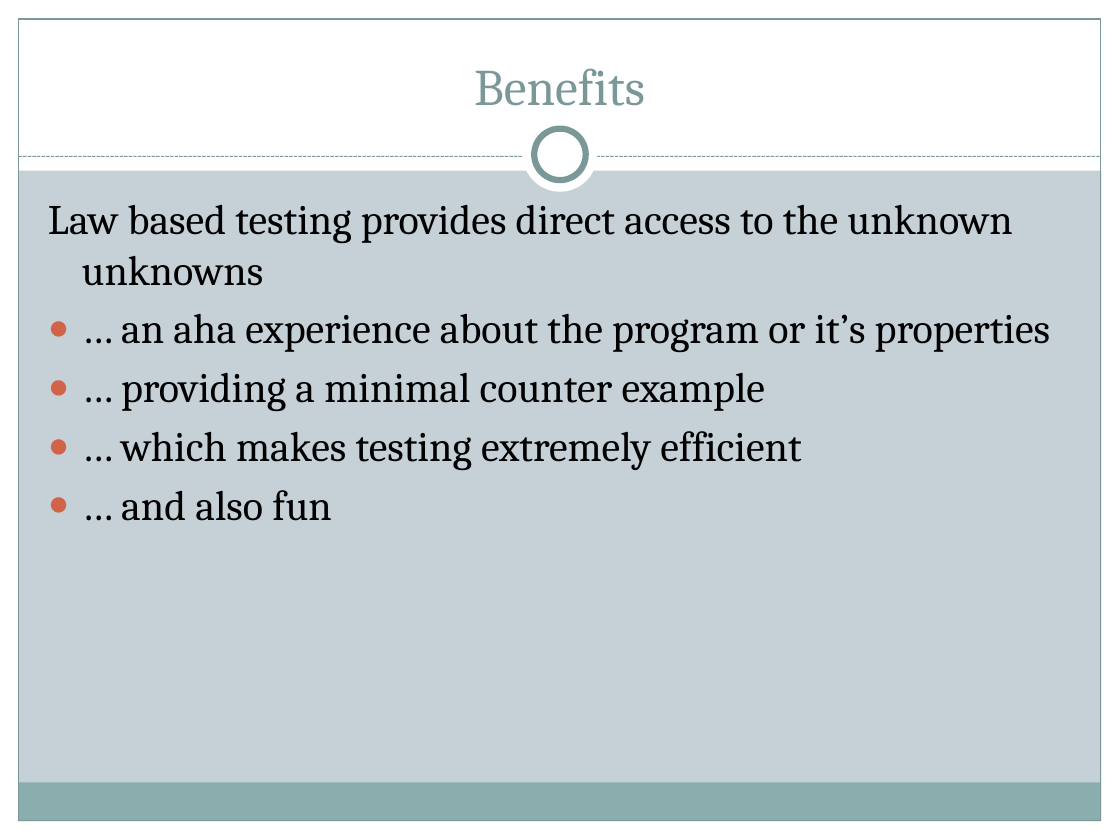
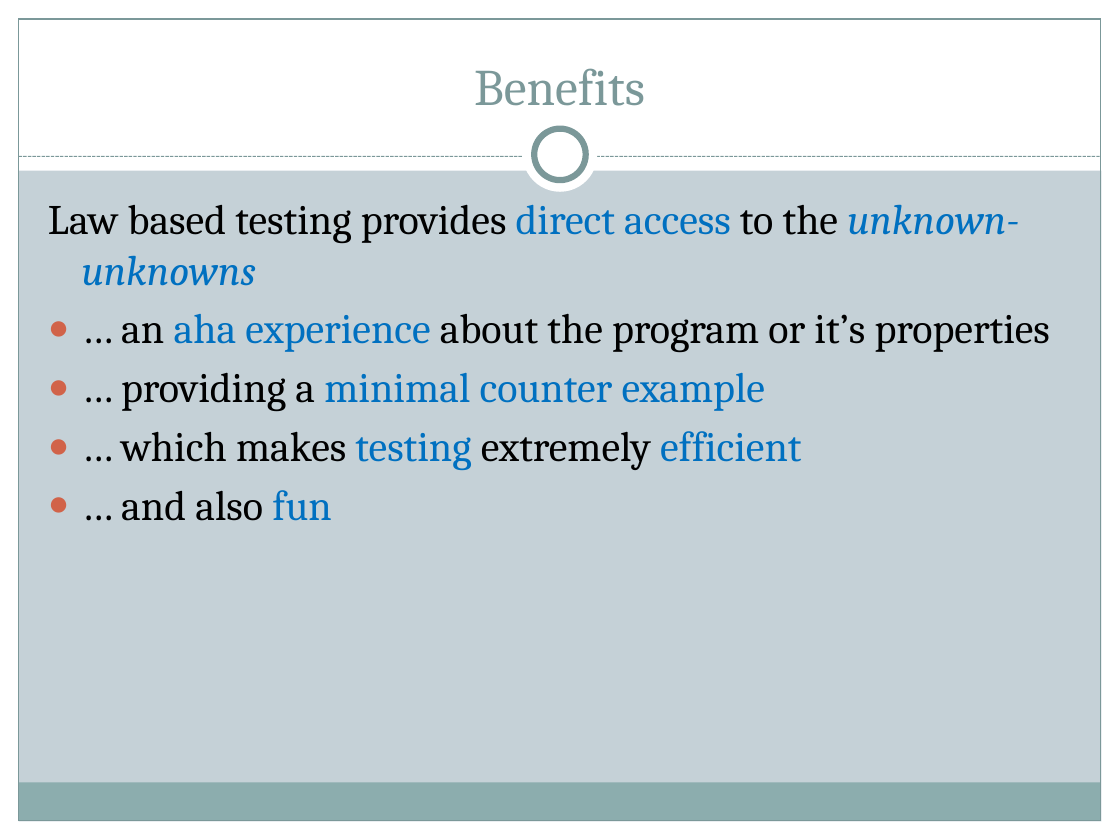
Before and after one commit to ryppl/boost-history, a slide deck: slide 9 of itl/libs/validate/doc/boostcon2010/BoostAlabaster.pptx. Drawn at 1120x840 pixels with LibreOffice and Linux fonts; fonts in the diff are those of the drawing. Boxes give left, top, right and bottom in pixels: in the first picture for what was removed or moved away, otherwise in the second. Text is boxed around its words. In the diff, an @@ line names an element or a change of style, - is before the commit and + after.

```diff
--- a/itl/libs/validate/doc/boostcon2010/BoostAlabaster.pptx
+++ b/itl/libs/validate/doc/boostcon2010/BoostAlabaster.pptx
@@ text at (x1=48, y1=204, x2=1019, y2=286): text changed @@
-Law based testing provides direct access to the unknown unknowns
+Law based testing provides direct access to the unknown-unknowns
@@ text at (x1=121, y1=314, x2=1050, y2=521): text colour #000000 to #0070C0 in "aha experience", "minimal counter example", "testing efficient", "fun" @@
```
Also in this commit, not shown: 2 other slides changed.
